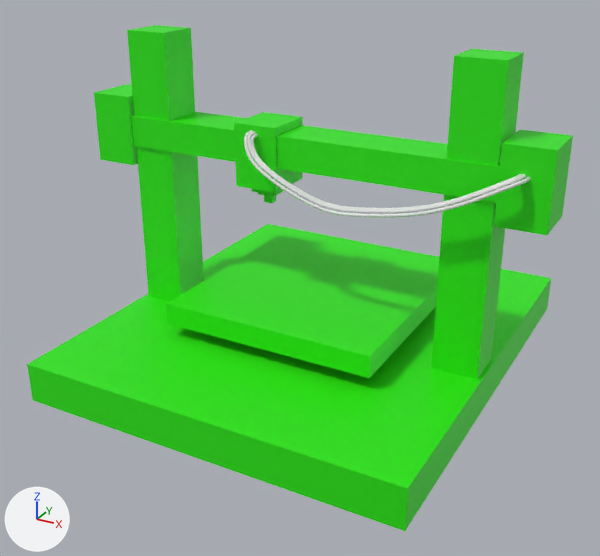
The glTF model assets/images/sepfreedom.glb as it was, and as the next commit left it.
Camera for both pictures: a 50 mm lens placed at (1.65, -3.16, 1.9), pointed at (-0.01, -0.15, 0.4). Every picture has the same lights, and +X, +Y and +Z are marked at lower left. Where no turn or scale is listed for an object, it has been applied to the vertices.
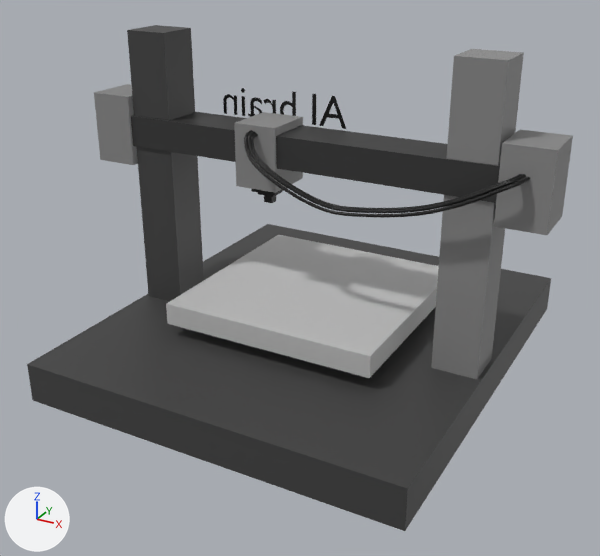
The change, as a diff of the scene's bpy script:
```diff
--- a/assets/images/sepfreedom.glb.py
+++ b/assets/images/sepfreedom.glb.py
@@ mat_material @@
 mat_material = principled_material('Material')
-mat_material.base_color = (0.022, 0.801, 0.00129)  # green #29e704
+mat_material.base_color = (0.54, 0.54, 0.54)  # light grey #c2c2c2
@@ mat_material_003 @@
 mat_material_003 = principled_material('Material.003')
-mat_material_003.base_color = (0.022, 0.801, 0.00129)  # green #29e704
+mat_material_003.base_color = (0.0509, 0.0509, 0.0509)  # black #404040
@@ mat_material_005 @@
 mat_material_005 = principled_material('Material.005')
-mat_material_005.base_color = (0.022, 0.801, 0.00129)  # green #29e704
+mat_material_005.base_color = (0.246, 0.246, 0.246)  # grey #888888
@@ mat_material_006 @@
 mat_material_006 = principled_material('Material.006')
-mat_material_006.base_color = (0.022, 0.801, 0.00129)  # green #29e704
+mat_material_006.base_color = (0.0509, 0.0509, 0.0509)  # black #404040
@@ mat_material_008 @@
 mat_material_008 = principled_material('Material.008')
-mat_material_008.base_color = (0.022, 0.801, 0.00129)  # green #29e704
+mat_material_008.base_color = (0.0327, 0.0327, 0.0327)  # black #333333
@@ mat_material_009 @@
 mat_material_009 = principled_material('Material.009')
-mat_material_009.base_color = (0.022, 0.801, 0.00129)  # green #29e704
+mat_material_009.base_color = (0.246, 0.246, 0.246)  # grey #888888
@@ mat_material_010 @@
 mat_material_010 = principled_material('Material.010')
-mat_material_010.base_color = (0.022, 0.801, 0.00129)  # green #29e704
+mat_material_010.base_color = (0.246, 0.246, 0.246)  # grey #888888
@@ mat_material_011 @@
 mat_material_011 = principled_material('Material.011')
-mat_material_011.base_color = (0.022, 0.801, 0.00129)  # green #29e704
+mat_material_011.base_color = (0.246, 0.246, 0.246)  # grey #888888
@@ mat_material_017 @@
+mat_material_017 = principled_material('Material.017')
+mat_material_017.base_color = (0.0, 0.0, 0.0)  # black #000000
@@ mat_material_018 @@
+mat_material_018 = principled_material('Material.018')
+mat_material_018.base_color = (0.0, 0.0, 0.0)  # black #000000
@@ mat_material_019 @@
+mat_material_019 = principled_material('Material.019')
+mat_material_019.base_color = (0.0, 0.0, 0.0)  # black #000000
@@ mat_material_020 @@
+mat_material_020 = principled_material('Material.020')
+mat_material_020.base_color = (0.0, 0.0, 0.0)  # black #000000
@@ me_nurbspath_009 @@
 me_nurbspath_009.from_pydata(...)  # 1584 vertices, 3144 faces; spans x -0.091..1.075, y -0.167..0.062, z -0.161..0.085
+me_nurbspath_009.materials.append(mat_material_019)  # black #000000
@@ me_nurbspath_010 @@
 me_nurbspath_010.from_pydata(...)  # 1584 vertices, 3144 faces; spans x -0.101..1.087, y -0.178..0.059, z -0.166..0.093
+me_nurbspath_010.materials.append(mat_material_018)  # black #000000
@@ me_nurbspath_011 @@
 me_nurbspath_011.from_pydata(...)  # 1584 vertices, 3144 faces; spans x -0.115..1.104, y -0.195..0.054, z -0.173..0.104
+me_nurbspath_011.materials.append(mat_material_017)  # black #000000
@@ me_text_002 @@
+me_text_002.from_pydata(...)  # 453 vertices, 443 faces; spans x -0.635..0.0, y 0.0, z -0.002..0.137
+me_text_002.materials.append(mat_material_020)  # black #000000
@@ ob_text @@
+ob_text = bpy.data.objects.new('Text', me_text_002)
+ob_text.location = (0.108, 0.055, 1.045)
```

Changed parts and their boxes (x1, y1, x2, y2) in the pictures (600 x 556 px):
'Cube', recoloured (green to grey)
    both: (27, 224, 551, 531)
'Cube.001', recoloured (green to grey)
    both: (166, 235, 439, 378)
'Cube.004', recoloured (green to grey)
    both: (431, 49, 524, 379)
'Cube.002', recoloured (green to black)
    both: (127, 25, 204, 301)
'Cube.003', recoloured (green to black)
    both: (131, 112, 500, 203)
'Cube.005', recoloured (green to grey)
    both: (494, 129, 573, 235)
'Cube.007', recoloured (green to grey)
    both: (234, 112, 303, 193)
'Cube.006', recoloured (green to grey)
    both: (94, 84, 138, 165)
'NurbsPath.002', recoloured (white to black)
    both: (244, 130, 530, 218)
'NurbsPath.001', recoloured (white to black)
    both: (247, 131, 526, 213)
'Text', added (black)
    after: (223, 88, 346, 129)
'NurbsPath', recoloured (white to black)
    both: (251, 134, 522, 210)
